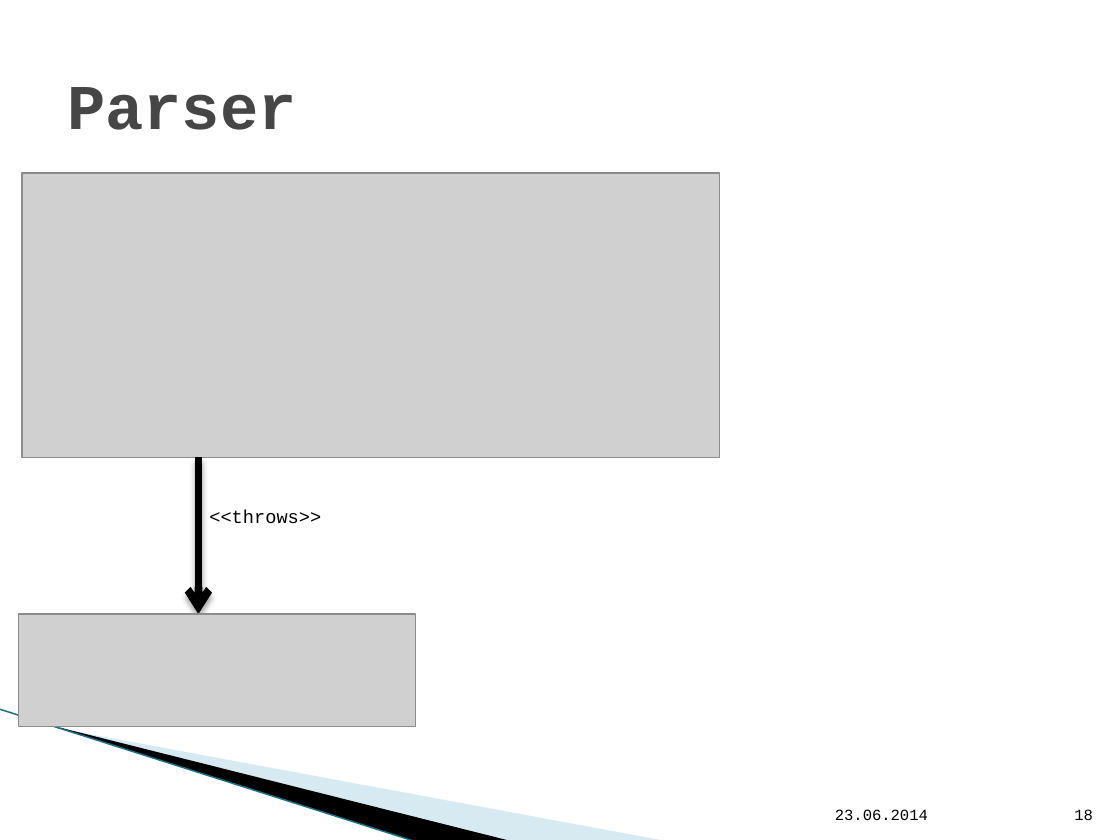
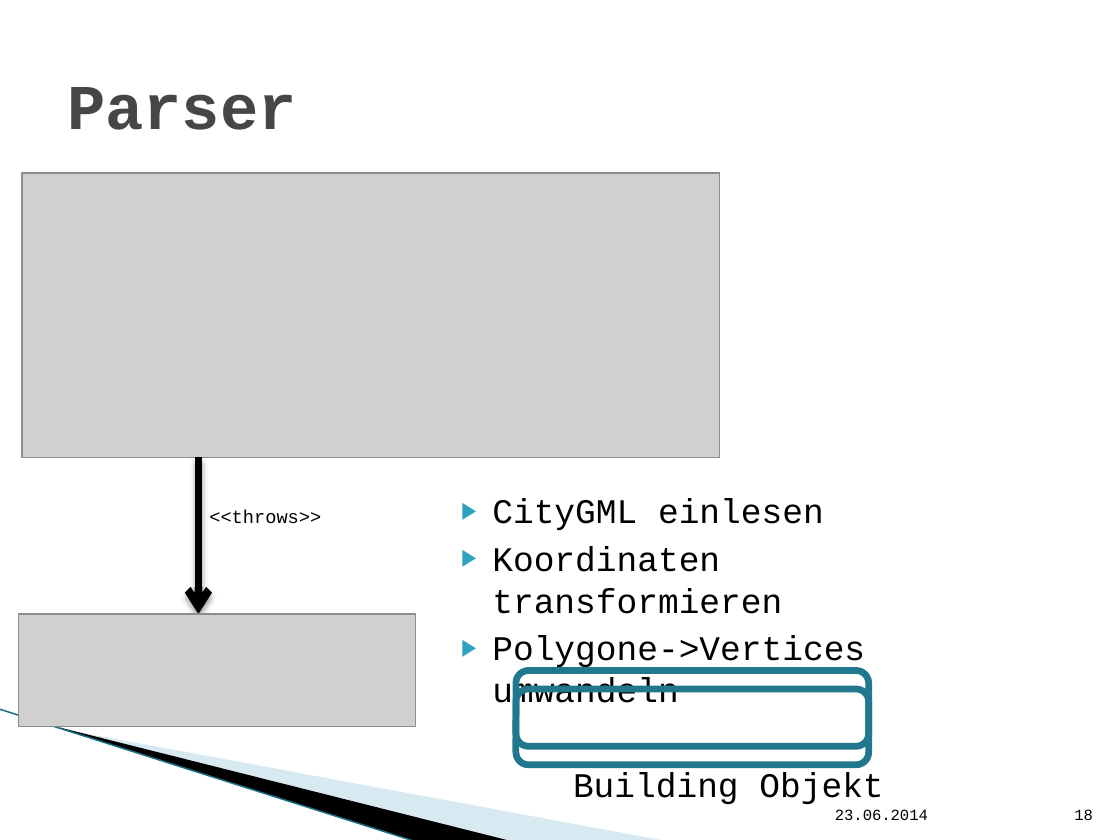
Before and after one commit to hft-swp/stuff, a slide deck: slide 18 of doku/präsentation nicht komplett/vCity-Präsentation.pptx. Drawn at 1120x840 pixels with LibreOffice and Linux fonts; fonts in the diff are those of the drawing; grey boxes stand for pictures; background and template pictures are left out. Boxes give left, top, right and bottom in pixels: in the first picture for what was removed or moved away, otherwise in the second. Text is boxed around its words. In the diff, an @@ line names an element or a change of style, - is before the commit and + after.

```diff
--- a/doku/präsentation nicht komplett/vCity-Präsentation.pptx
+++ b/doku/präsentation nicht komplett/vCity-Präsentation.pptx
@@ text added at <box>492,498,883,804</box>, 22.2 pt, text #000000 @@
+▶ CityGML einlesen
+▶ Koordinaten transformieren
+▶ Polygone->Vertices umwandeln
+Building Objekt
@@ rounded rectangle added at <box>516,671,869,747</box>, outline #21788D 4.33 pt @@
@@ rounded rectangle added at <box>516,689,869,765</box>, outline #21788D 4.33 pt @@
```
Also in this commit, not shown: 4 other slides changed.
